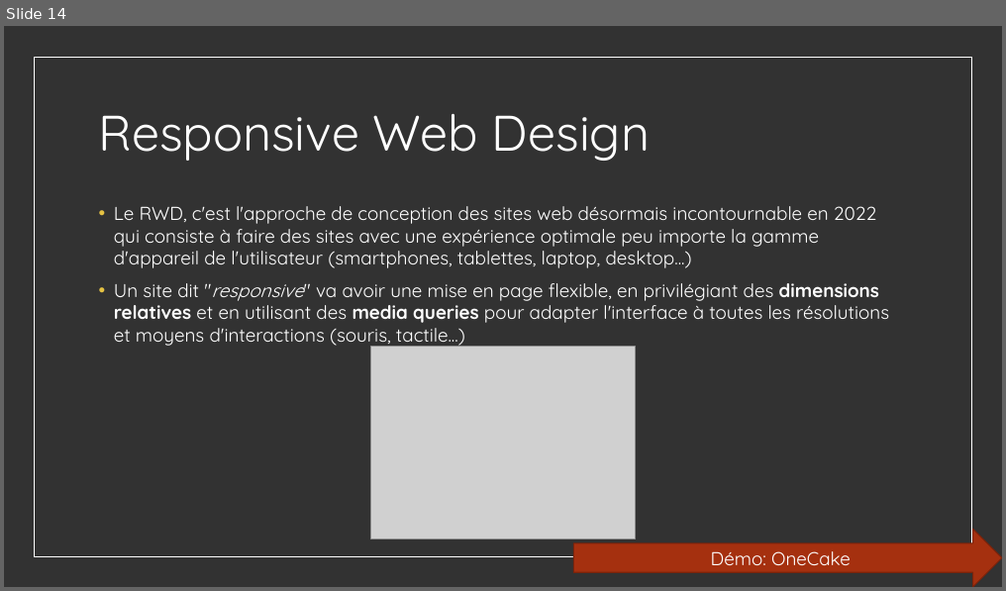
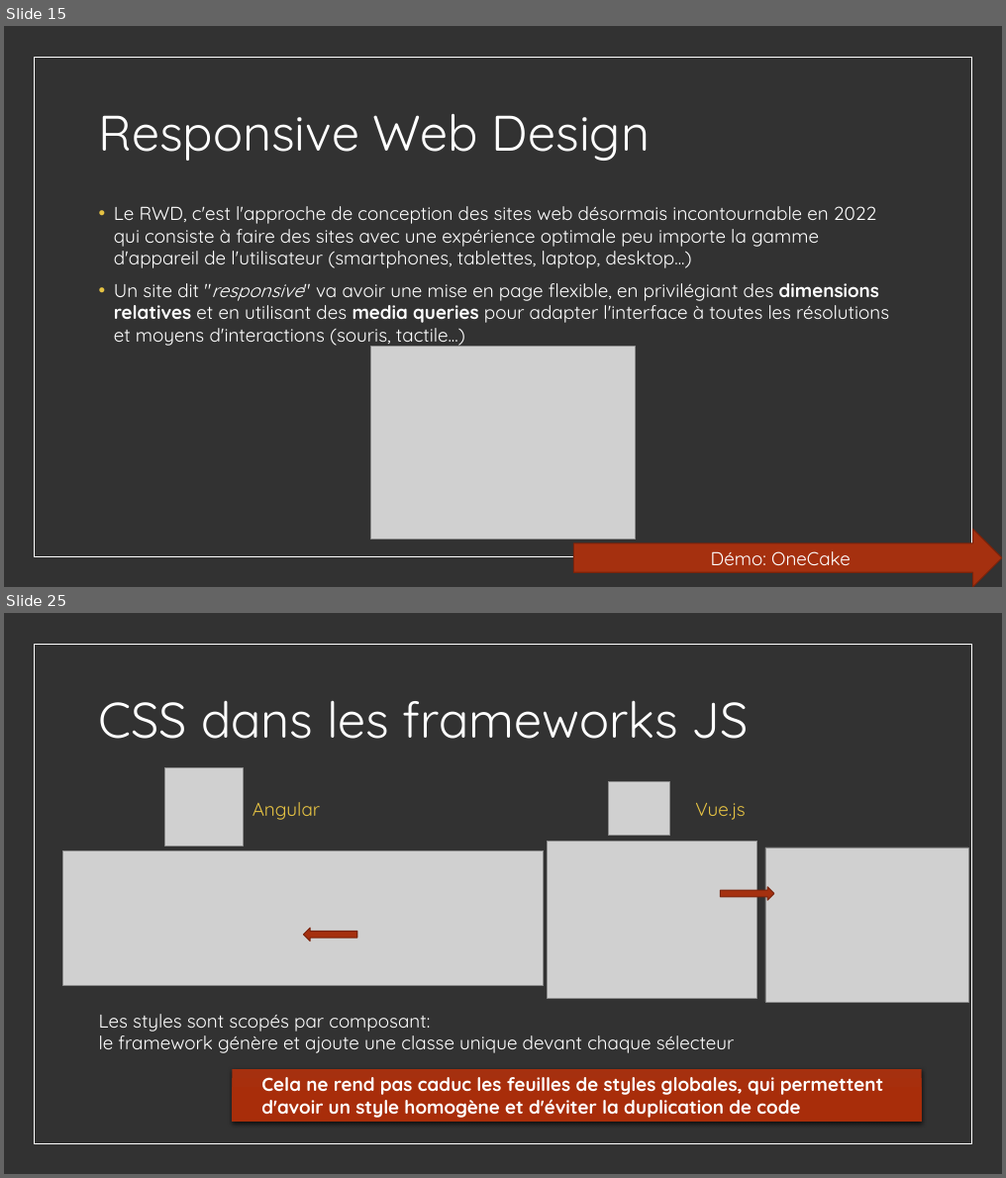
Before and after one commit to worldline/html-css-training, a slide deck: presenter_fr.pptx. Shown one above the other, each under a label of ours: slide 14 before the commit, slides 15 and 25 after it; the slides between them are not shown. The pictures are 1006x591 and 1006x1178 pixels, drawn with LibreOffice and Linux fonts; fonts in the diff are those of the drawing; grey boxes stand for pictures. Boxes give left, top, right and bottom in pixels: in the first picture for what was removed or moved away, otherwise in the second. Text is boxed around its words. In the diff, an @@ line names an element or a change of style, - is before the commit and + after.

```diff
--- a/presenter_fr.pptx
+++ b/presenter_fr.pptx
@@ slide 25 added at (x1=4, y1=613, x2=1002, y2=1174), background #323232; not listed: 1 template element that a slide beside it also shows @@
@@ title added at (x1=99, y1=700, x2=748, y2=739), 48 pt, text #FFFFFF @@
+CSS dans les frameworks JS
@@ picture added at (x1=164, y1=768, x2=242, y2=846) @@
@@ picture added at (x1=609, y1=782, x2=670, y2=836) @@
@@ text added at (x1=252, y1=802, x2=320, y2=820), 18 pt, text #E5C243 @@
+Angular
@@ text added at (x1=695, y1=803, x2=745, y2=820), 18 pt, text #E5C243 @@
+Vue.js
@@ picture added at (x1=547, y1=841, x2=757, y2=998) @@
@@ picture added at (x1=765, y1=848, x2=968, y2=1001) @@
@@ picture added at (x1=63, y1=851, x2=544, y2=986) @@
@@ right arrow added at (x1=721, y1=887, x2=774, y2=900), fill #A5300F, outline #7A240B 1 pt @@
@@ right arrow added at (x1=303, y1=928, x2=357, y2=942), fill #A5300F, outline #7A240B 1 pt @@
@@ text added at (x1=99, y1=1014, x2=735, y2=1054), 18 pt, text #FFFFFF @@
+Les styles sont scopés par composant:
+le framework génère et ajoute une classe unique devant chaque sélecteur
@@ rectangle added at (x1=233, y1=1069, x2=922, y2=1123), fill gradient #A5300F to #A82E0B to #A72D0B, 18 pt, text #FFFFFF, bold @@
+  Cela ne rend pas caduc les feuilles de styles globales, qui permettent d'avoir un style homogène et d'éviter la duplication de code
@@ what was slide 14 is now slide 15 @@
```
Also in this commit, not shown: 5 slides changed, 7 other slides added, 18 other files.
